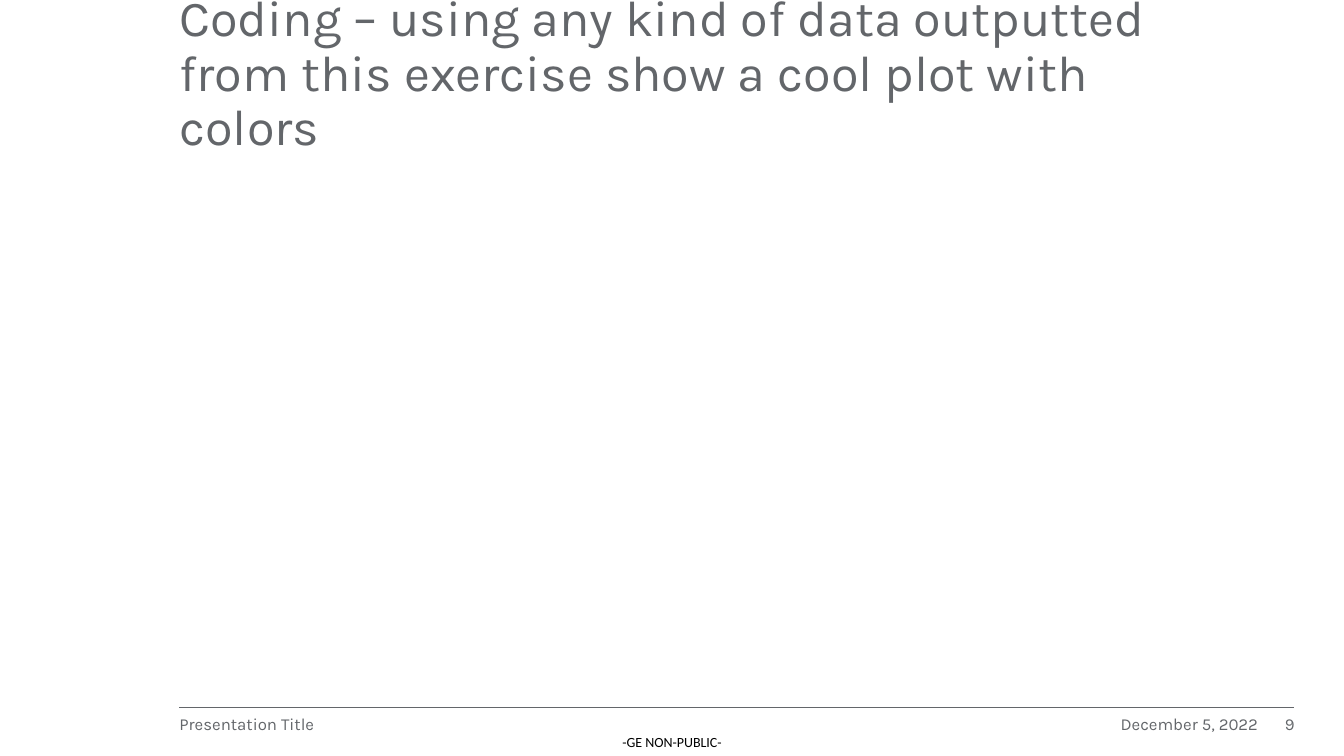
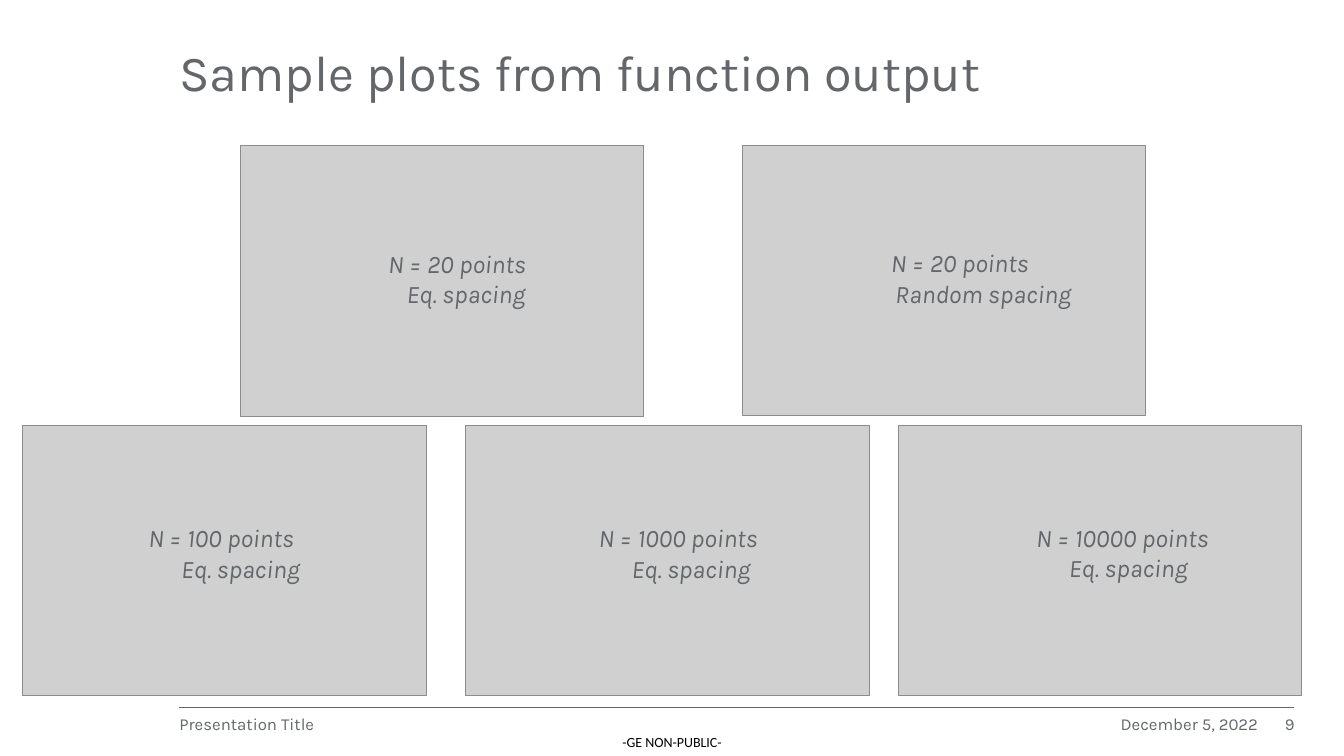
Before and after one commit to EEDP-2022-A/A-Course_Software_Homework_2022, a slide deck: slide 9 of Sprint Review PPT.pptx. Drawn at 1344x756 pixels with LibreOffice and Linux fonts; fonts in the diff are those of the drawing; grey boxes stand for pictures; background and template pictures are left out. Boxes give left, top, right and bottom in pixels: in the first picture for what was removed or moved away, otherwise in the second. Text is boxed around its words. In the diff, an @@ line names an element or a change of style, - is before the commit and + after.

```diff
--- a/Sprint Review PPT.pptx
+++ b/Sprint Review PPT.pptx
@@ title at box(179, 56, 980, 103): text changed @@
-Coding – using any kind of data outputted from this exercise show a cool plot with colors
+Sample plots from function output
@@ picture added at box(241, 146, 644, 416) @@
@@ picture added at box(743, 145, 1146, 415) @@
@@ text added at box(388, 256, 526, 309), 18 pt, text #63666A, italic @@
+N = 20 points
+Eq. spacing
@@ text added at box(891, 255, 1071, 309), 18 pt, text #63666A, italic @@
+N = 20 points
+Random spacing
@@ picture added at box(23, 425, 426, 696) @@
@@ picture added at box(466, 425, 869, 696) @@
@@ picture added at box(898, 425, 1302, 696) @@
@@ text added at box(148, 530, 300, 584), 18 pt, text #63666A, italic @@
+N = 100 points
+Eq. spacing
@@ text added at box(599, 530, 758, 584), 18 pt, text #63666A, italic @@
+N = 1000 points
+Eq. spacing
@@ text added at box(1036, 530, 1209, 583), 18 pt, text #63666A, italic @@
+N = 10000 points
+Eq. spacing
```
Also in this commit, not shown: 2 other slides changed.
